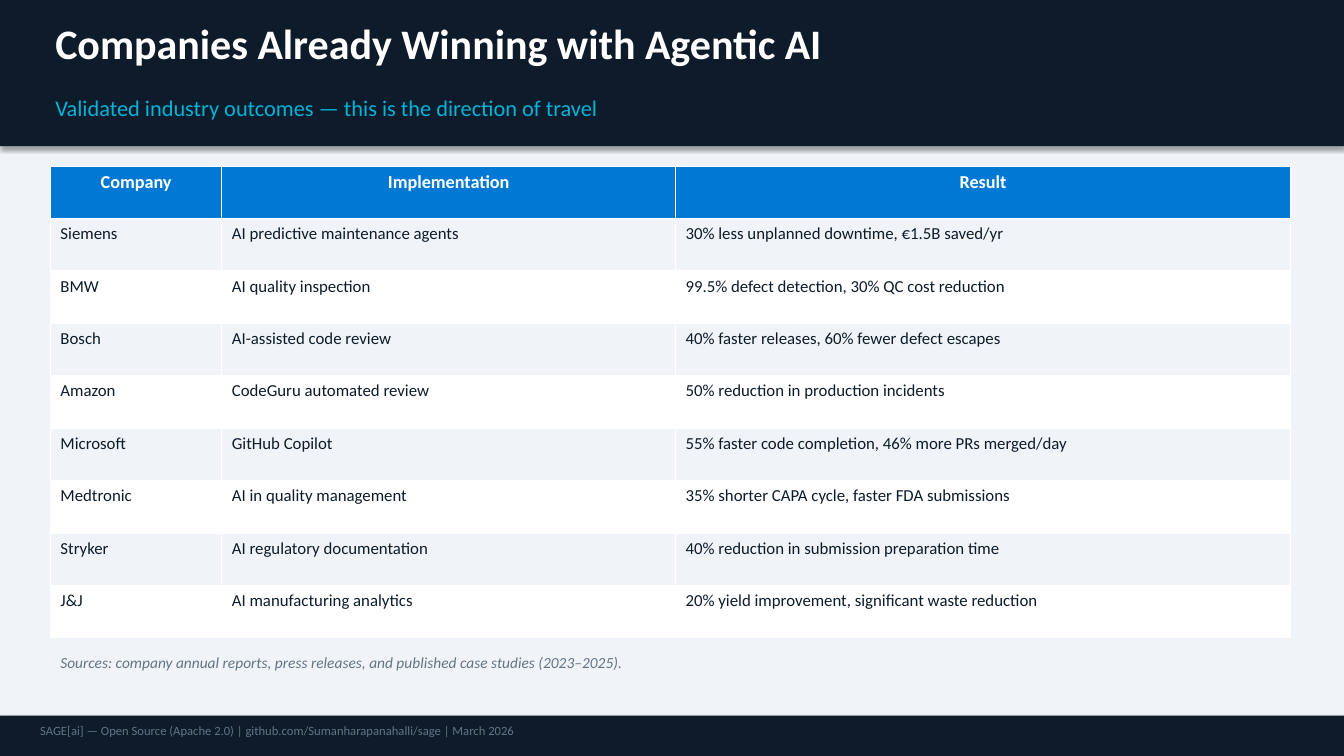
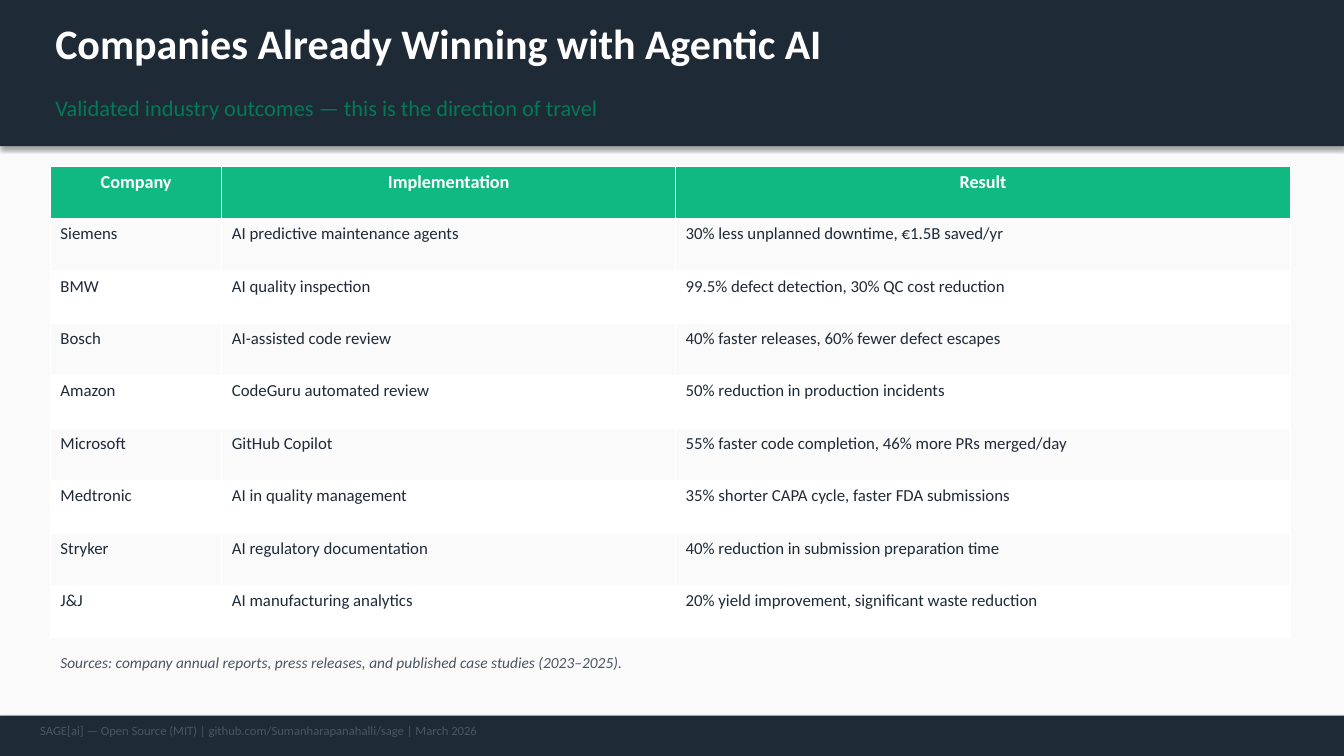
Before and after one commit to Sumanharapanahalli/SAGE, a slide deck: slide 4 of docs/SageAI_Business_Case.pptx. Drawn at 1344x756 pixels with LibreOffice and Linux fonts; fonts in the diff are those of the drawing. Boxes give left, top, right and bottom in pixels: in the first picture for what was removed or moved away, otherwise in the second. Text is boxed around its words. In the diff, an @@ line names an element or a change of style, - is before the commit and + after.

```diff
--- a/docs/SageAI_Business_Case.pptx
+++ b/docs/SageAI_Business_Case.pptx
@@ background #F0F4F8 to #FAFAFA @@
@@ rectangle at <box>0,0,1344,146</box>: fill #0D1B2A to #1F2A37 @@
@@ text "Validated industry outcomes — this ..." at <box>55,100,597,120</box>: text colour #00B4D8 to #047857 @@
@@ table at <box>50,166,1291,638</box> @@
@@ fill #0078D4 to #10B981 in row 1 @@
@@ fill #F0F4F8 to #FAFAFA in 12 cells @@
@@ text colour #0D1B2A to #1F2A37 @@
@@ text "Sources: company annual reports, press ..." at <box>60,657,621,671</box>: text colour #647487 to #4B5563 @@
@@ rectangle at <box>0,716,1344,756</box>: fill #0D1B2A to #1F2A37 @@
@@ text at <box>40,726,477,735</box>: text changed; text colour #647487 to #4B5563 @@
-SAGE[ai] — Open Source (Apache 2.0) | github.com/Sumanharapanahalli/sage | March 2026
+SAGE[ai] — Open Source (MIT) | github.com/Sumanharapanahalli/sage | March 2026
```
Also in this commit, not shown: 12 other slides changed, 1 slide removed, 8 other files.
